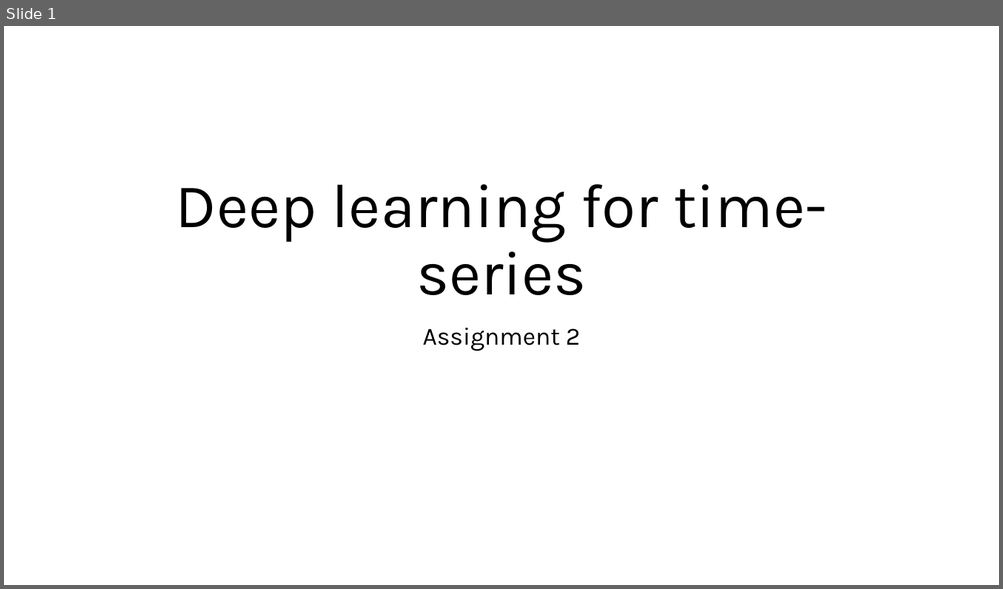
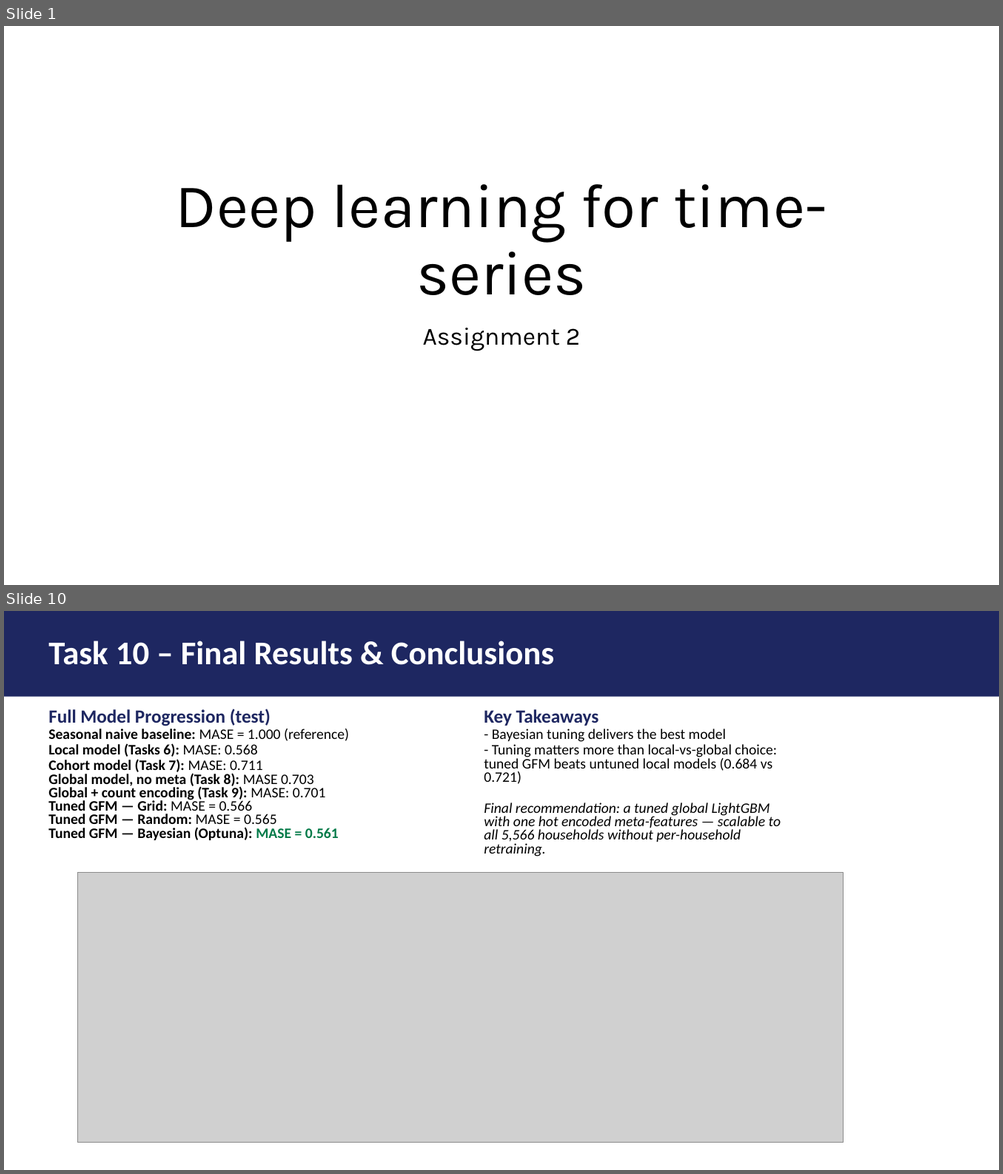
Before and after one commit to FVardi/PhD-Courses, a slide deck: Deep learning for time-series/Assignment 2/Presentation.pptx. Shown one above the other, each under a label of ours: slide 1 before the commit, slides 1 and 10 after it; the slides between them are not shown. The pictures are 1003x589 and 1003x1174 pixels, drawn with LibreOffice and Linux fonts; fonts in the diff are those of the drawing; grey boxes stand for pictures. Boxes give left, top, right and bottom in pixels: in the first picture for what was removed or moved away, otherwise in the second. Text is boxed around its words. In the diff, an @@ line names an element or a change of style, - is before the commit and + after.

Commit message:
Added the correct transforms in tasks 6-10

```diff
--- a/Deep learning for time-series/Assignment 2/Presentation.pptx
+++ b/Deep learning for time-series/Assignment 2/Presentation.pptx
@@ slide 10 added at (x1=4, y1=611, x2=999, y2=1170), background #FFFFFF @@
@@ rectangle added at (x1=4, y1=611, x2=999, y2=697), fill #1E2761 @@
@@ title added at (x1=48, y1=641, x2=554, y2=665), 32 pt, text #FFFFFF, bold @@
+Task 10 – Final Results & Conclusions
@@ text added at (x1=48, y1=709, x2=349, y2=840), 14 pt, text #000000, bold @@
+Full Model Progression (test)
+Seasonal naive baseline: MASE = 1.000 (reference)
+Local model (Tasks 6): MASE: 0.568
+Cohort model (Task 7): MASE: 0.711
+Global model, no meta (Task 8): MASE 0.703
+Global + count encoding (Task 9): MASE: 0.701
+Tuned GFM — Grid: MASE = 0.566
+Tuned GFM — Random: MASE = 0.565
+Tuned GFM — Bayesian (Optuna): MASE = 0.561
@@ text added at (x1=484, y1=709, x2=780, y2=857), 14 pt, text #000000 @@
+Key Takeaways
+- Bayesian tuning delivers the best model
+- Tuning matters more than local-vs-global choice: tuned GFM beats untuned local models (0.684 vs 0.721)
+Final recommendation: a tuned global LightGBM with one hot encoded meta-features — scalable to all 5,566 households without per-household retraining.
@@ picture added at (x1=77, y1=873, x2=842, y2=1143) @@
```
Also in this commit, not shown: 2 slides changed, 6 other slides added, 5 slides removed, 15 other files.
